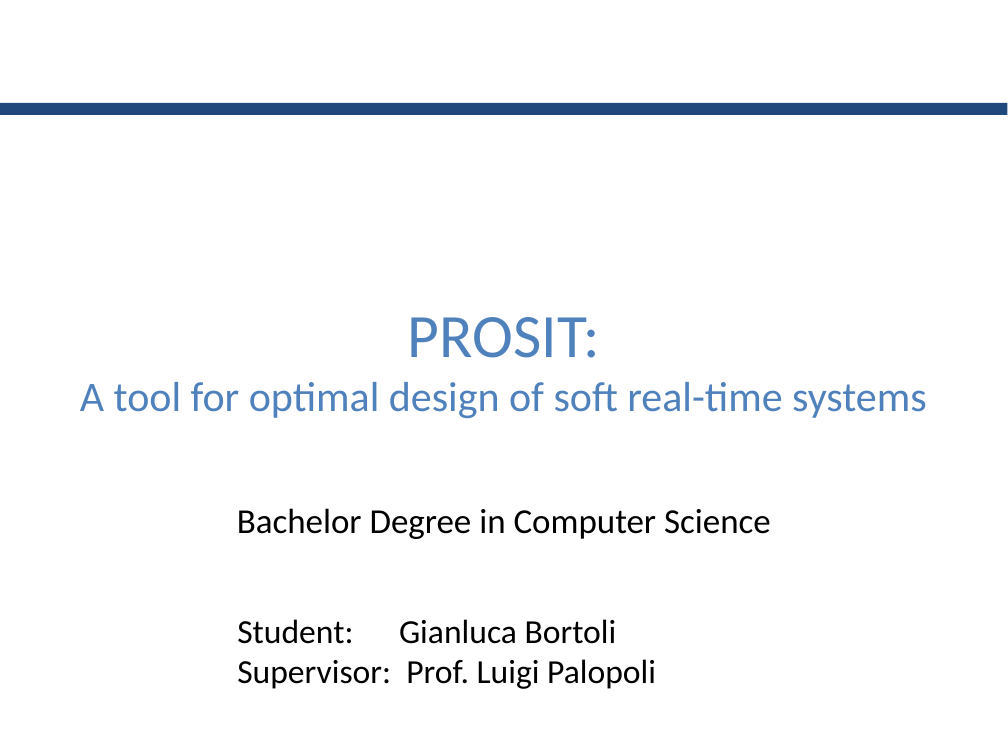
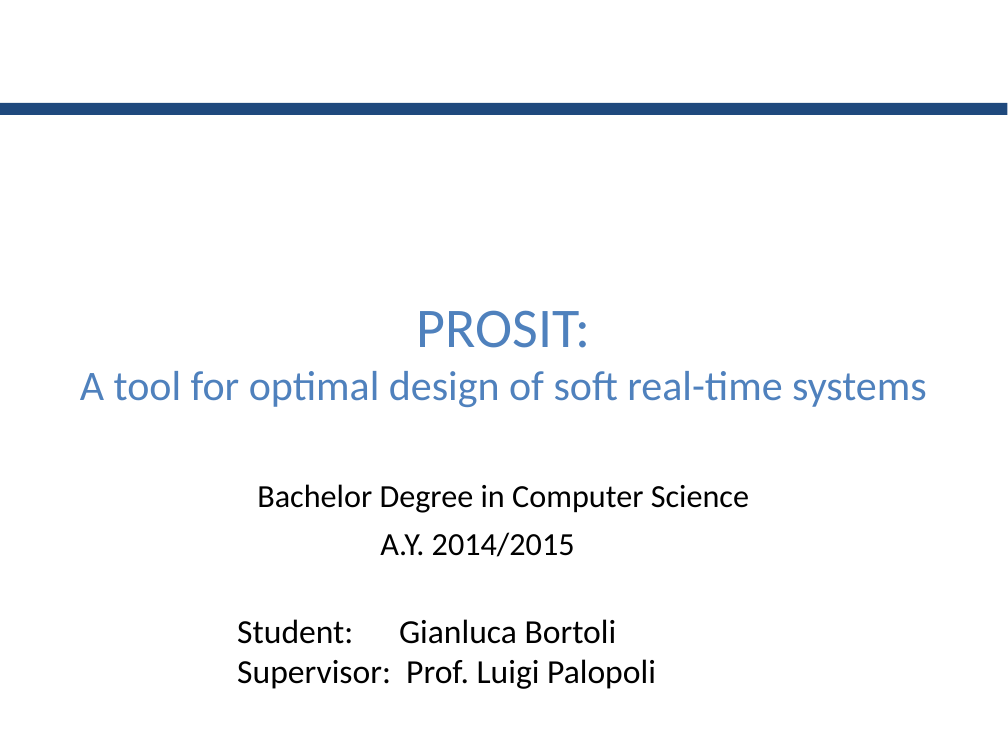
Before and after one commit to GianlucaBortoli/bachelorThesis, a slide deck: slide 1 of slides/slides.pptx. Drawn at 1008x756 pixels with LibreOffice and Linux fonts; fonts in the diff are those of the drawing; background and template pictures are left out. Boxes give left, top, right and bottom in pixels: in the first picture for what was removed or moved away, otherwise in the second. Text is boxed around its words. In the diff, an @@ line names an element or a change of style, - is before the commit and + after.

```diff
--- a/slides/slides.pptx
+++ b/slides/slides.pptx
@@ text "PROSIT:": place and size @@
-text "PROSIT:" at (80, 317, 927, 418)
+text "PROSIT:" at (80, 310, 927, 407)
@@ text at (417, 310, 591, 348): size 44 to 40 pt in "PROSIT:" @@
@@ text "Bachelor Degree in Computer Science": place and size @@
-text "Bachelor Degree in Computer Science" at (237, 508, 771, 539)
+text "Bachelor Degree in Computer Science" at (257, 484, 749, 513)
@@ text "Bachelor Degree in Computer Science" at (257, 484, 749, 513): size 25 to 23 pt @@
@@ text added at (380, 532, 575, 557), 23 pt, text #000000 @@
+A.Y. 2014/2015
```
Also in this commit, not shown: 6 other slides changed.
